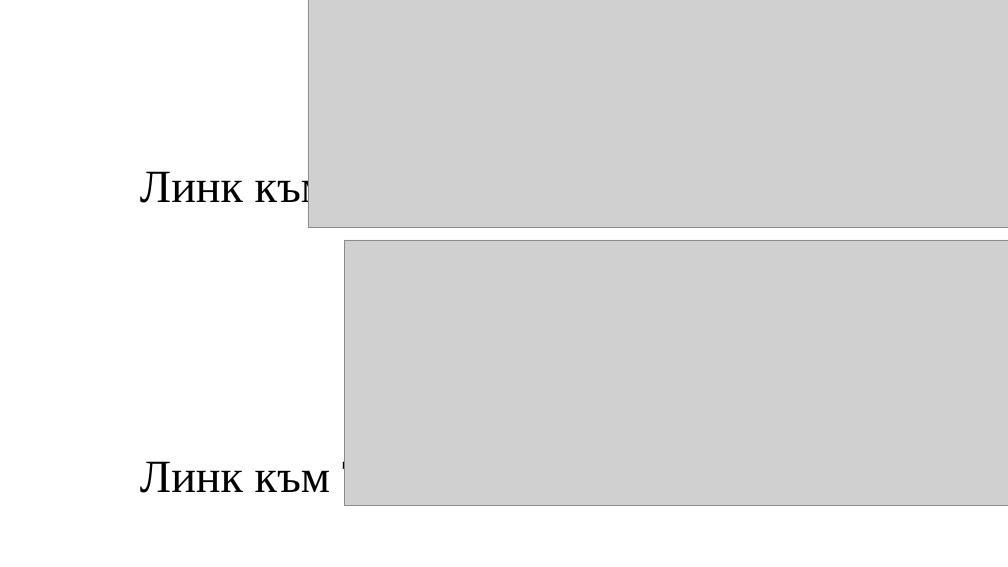
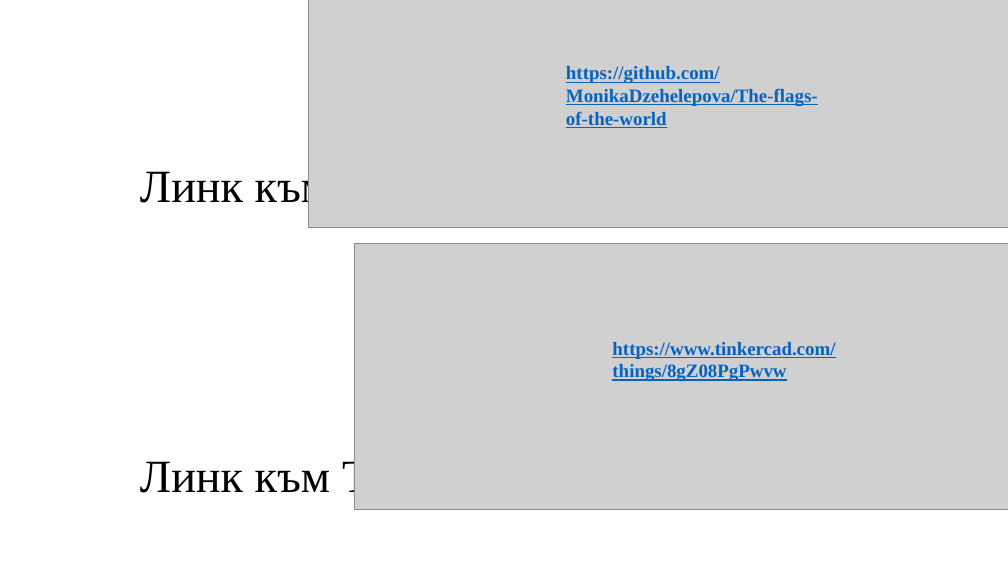
Before and after one commit to MonikaDzehelepova/The-flags-of-the-world, a slide deck: slide 4 of Презентация.pptx. Drawn at 1008x567 pixels with LibreOffice and Linux fonts; fonts in the diff are those of the drawing; grey boxes stand for pictures; background and template pictures are left out. Boxes give left, top, right and bottom in pixels: in the first picture for what was removed or moved away, otherwise in the second. Text is boxed around its words. In the diff, an @@ line names an element or a change of style, - is before the commit and + after.

```diff
--- a/Презентация.pptx
+++ b/Презентация.pptx
@@ text added at [566,66,818,128], 18 pt, text #0563C1, bold, underline @@
+https://github.com/MonikaDzehelepova/The-flags-of-the-world
@@ picture: place and size @@
-picture at [344,240,1008,506]
+picture at [355,244,1008,510]
@@ text added at [612,342,835,381], 18 pt, text #0563C1, bold, underline @@
+https://www.tinkercad.com/things/8gZ08PgPwvw
```
Also in this commit, not shown: 1 other file.
